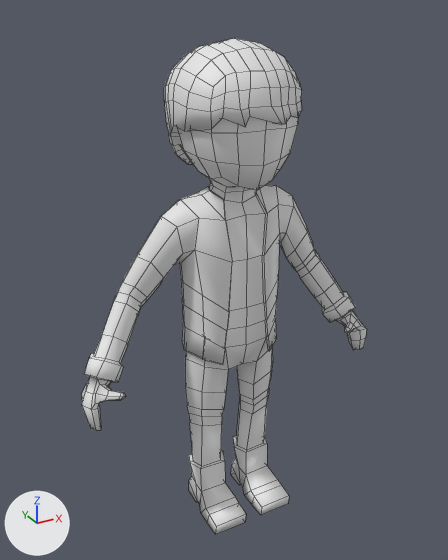
A saved change to the FBX model Assets/Graphics/Characters/Dave.fbx.
Before and after are seen from a camera (50 mm lens) standing at (-0.992, -1.748, 1.831) and looking at (-0.019, 0.021, 0.947). Lighting does not change. The marker at lower left points along +X, +Y and +Z. Mesh edges are drawn as thin lines. Where no turn or scale is listed for an object, it has been applied to the vertices.

In view in the first picture: 'Character'.
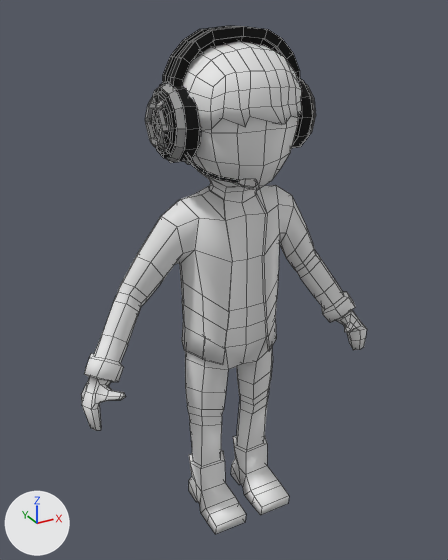
Pixel boxes (x1, y1, x2, y2) of what changed, in the pictures (448 x 560 px):
'HighendHeadset_01', added: after (145, 26, 316, 188)
    faces in mat_google_blinn1sg (black #000000): (152, 26, 313, 183)
    faces in mat_blinn3sg (grey #9e9e9e): (145, 83, 316, 188)
    faces in mat_ambulance_01_blinn3sg (black #191919): (153, 108, 168, 143)

The change, as a diff of the scene's bpy script:
```diff
--- a/Assets/Graphics/Characters/Dave.fbx.py
+++ b/Assets/Graphics/Characters/Dave.fbx.py
@@ mat_blinn3sg @@
+mat_blinn3sg = principled_material('blinn3SG')
+mat_blinn3sg.base_color = (0.34, 0.34, 0.34)  # grey #9e9e9e
+mat_blinn3sg.roughness = 1.0
@@ mat_ambulance_01_blinn3sg @@
+mat_ambulance_01_blinn3sg = principled_material('Ambulance_01:blinn3SG')
+mat_ambulance_01_blinn3sg.base_color = (0.01, 0.01, 0.01)  # black #191919
+mat_ambulance_01_blinn3sg.roughness = 0.992
@@ mat_google_blinn1sg @@
+mat_google_blinn1sg = principled_material('Google:blinn1SG')
+mat_google_blinn1sg.base_color = (0.0, 0.0, 0.0)  # black #000000
+mat_google_blinn1sg.roughness = 1.0
@@ me_highendheadset_01 @@
+me_highendheadset_01.from_pydata(...)  # 589 vertices, 629 faces; spans x -0.239..0.305, y -0.232..0.111, z -0.003..0.435
+# faces by material slot: [401, 204, 24]
+me_highendheadset_01.materials.append(mat_google_blinn1sg)  # black #000000
+me_highendheadset_01.materials.append(mat_blinn3sg)  # grey #9e9e9e
+me_highendheadset_01.materials.append(mat_ambulance_01_blinn3sg)  # black #191919
@@ ob_highendheadset_01 @@
+ob_highendheadset_01 = bpy.data.objects.new('HighendHeadset_01', me_highendheadset_01)
+ob_highendheadset_01.location = (-0.036, -0.003, 1.346)
```
